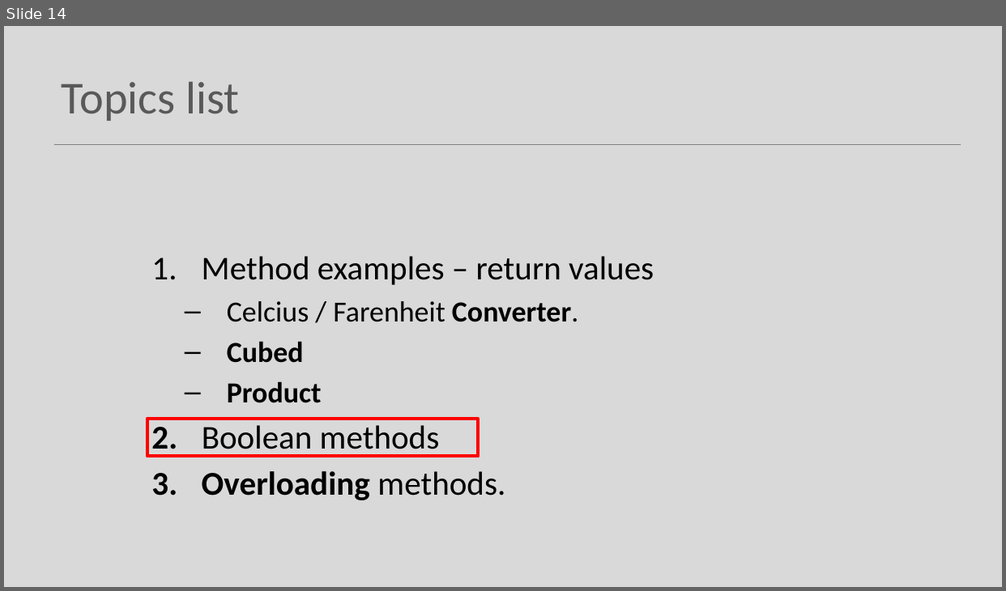
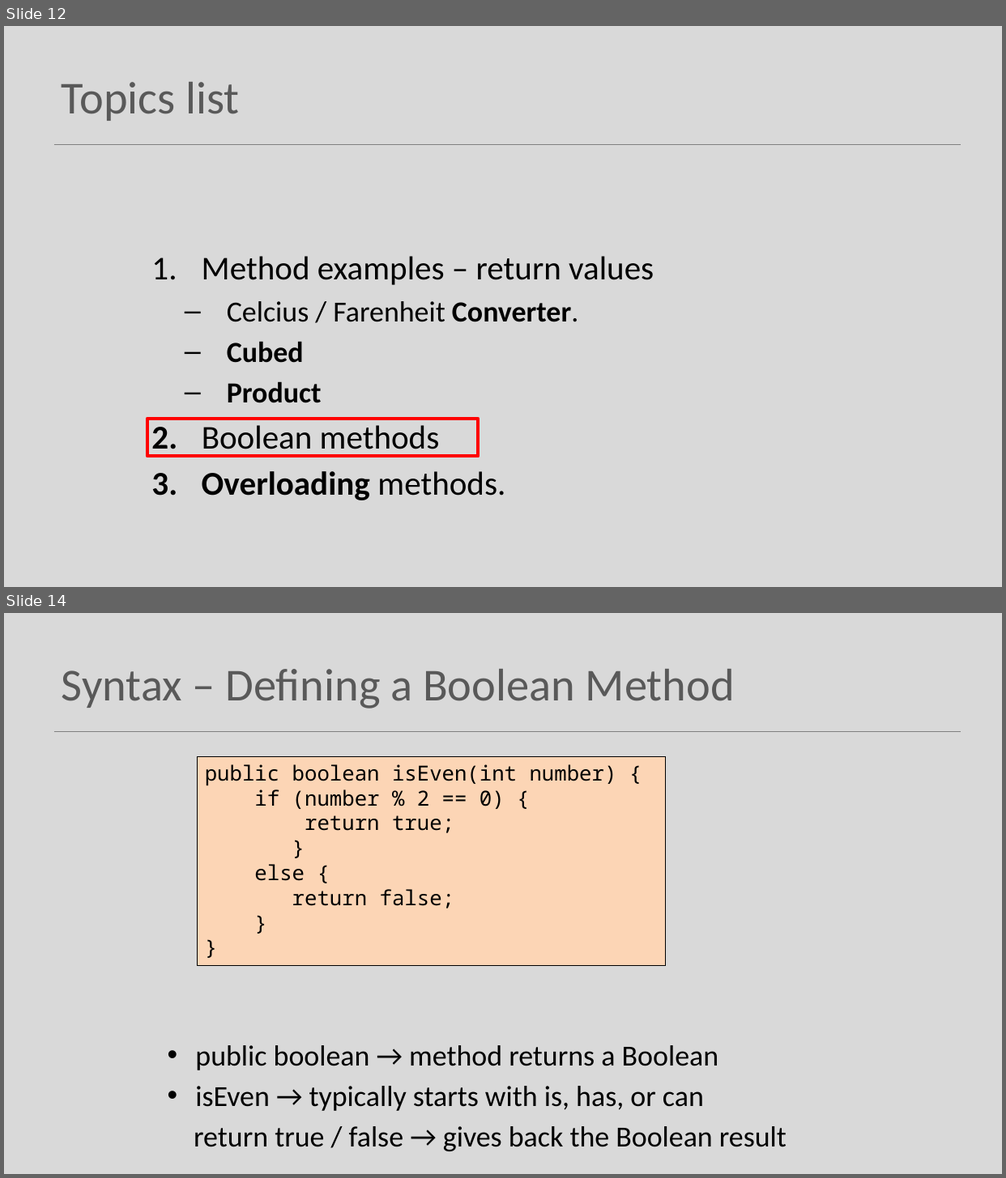
Before and after one commit to Programming-Fundamentals-SETU/prog-fund-1-sept-25, a slide deck: topic07-methods/unit-1/talk-5-more-on-methods/e-more-on-methods.pptx. Shown one above the other, each under a label of ours: slide 14 before the commit, slides 12 and 14 after it; the slides between them are not shown. The pictures are 1006x591 and 1006x1178 pixels, drawn with LibreOffice and Linux fonts; fonts in the diff are those of the drawing. Boxes give left, top, right and bottom in pixels: in the first picture for what was removed or moved away, otherwise in the second. Text is boxed around its words. In the diff, an @@ line names an element or a change of style, - is before the commit and + after.

```diff
--- a/topic07-methods/unit-1/talk-5-more-on-methods/e-more-on-methods.pptx
+++ b/topic07-methods/unit-1/talk-5-more-on-methods/e-more-on-methods.pptx
@@ slide 14 added at [4,613,1002,1174], background #D9D9D9; not listed: 1 template element that a slide beside it also shows @@
@@ title added at [62,669,735,709], 44 pt, text #595959 @@
+Syntax – Defining a Boolean Method
@@ rectangle added at [197,756,665,965], fill #FCD5B5, outline #000000 0.75 pt, 20 pt, text #000000 @@
+public boolean isEven(int number) {
+if (number % 2 == 0) {
+return true;
+}
+else {
+return false;
+}
+}
@@ text added at [194,1046,786,1152], 28 pt, text #000000 @@
+• public boolean → method returns a Boolean
+• isEven → typically starts with is, has, or can
+return true / false → gives back the Boolean result
@@ what was slide 14 is now slide 12 @@
```
Also in this commit, not shown: 12 other slides added, 1 slide removed, 4 other files.
